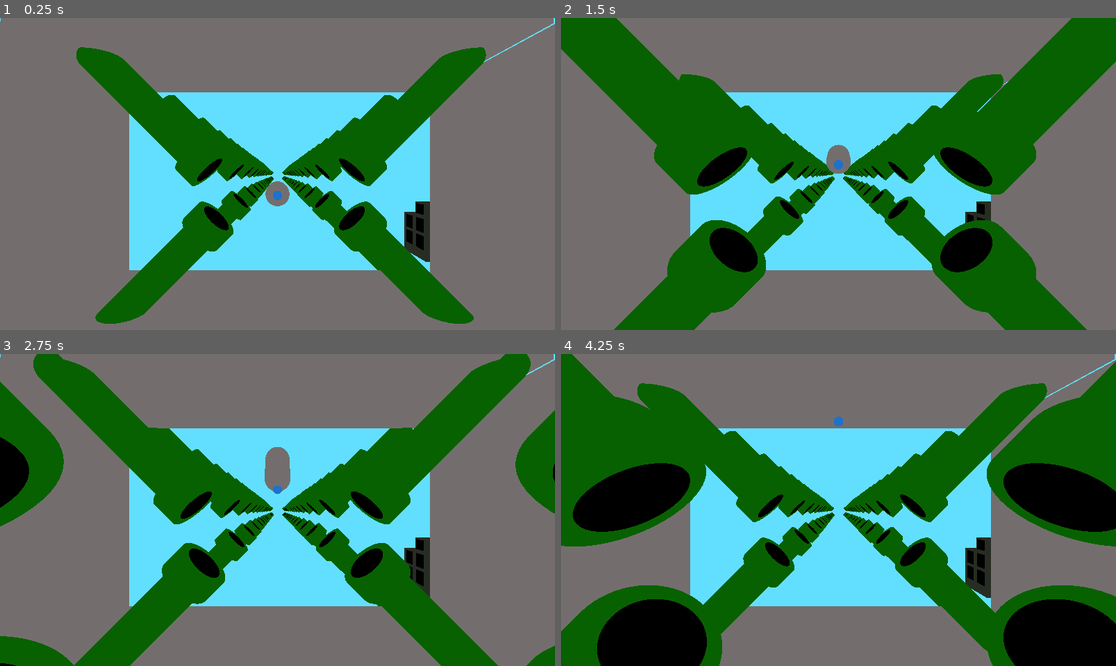
Above: before the commit, frames 1-4 (two rows, left to right).
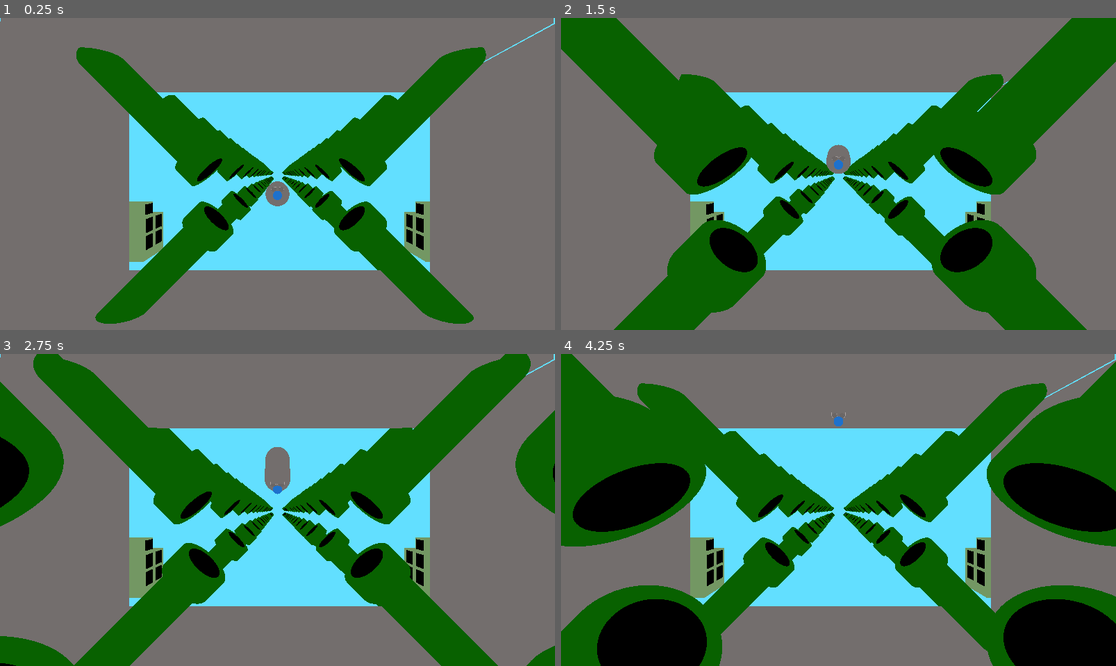
Above: after the commit, the same moments.

Repository: johnf008/Another_3d_Game
Game: Godot game, scene res://game.tscn
The game is run twice, just before and just after one commit, with the same random seed, the same clock (stepped at 60 frames per second) and the same inputs.
Inputs:
- Up to frame 1 (0.25 s): no input
- Up to frame 2 (1.5 s): tap Enter at 0.5 s; hold Space (fly) 0.53-1.28 s; tap Space (fly) at 1.35 s
- Up to frame 3 (2.75 s): hold Space (fly) from 2.03 s (still down)
- Up to frame 4 (4.25 s): release Space (fly) at 2.78 s; tap Space (fly) at 2.85 s; hold Space (fly) from 3.53 s (still down)

The runs differ from the first frame. In frame 1, 1.5% of the frame differs, in the area x 23-78%, y 54-79%; in frame 2, 0.5%; in frame 3, 1.4%; in frame 4, 1.5%.

Commit message:
Added a copy of the building to main scene, and put my irl glasses onto the current model of the bird bc why not :D

Diff:
--- a/game.tscn
+++ b/game.tscn
@@ -47,3 +47,6 @@
 
 [node name="Awesome Sauce Building" parent="." instance=ExtResource("4_fc0e3")]
 transform = Transform3D(1, 0, 0, 0, 1, 0, 0, 0, 1, 60, -27, 51)
+
+[node name="Awesome Sauce Building2" parent="." instance=ExtResource("4_fc0e3")]
+transform = Transform3D(1, 0, 0, 0, 1, 0, 0, 0, 1, 60, -27, -47)
--- a/level/background_items/awesome_sauce_building.tscn
+++ b/level/background_items/awesome_sauce_building.tscn
@@ -1,10 +1,7 @@
 [gd_scene load_steps=5 format=3 uid="uid://c0mkrn36roh8e"]
 
 [sub_resource type="StandardMaterial3D" id="StandardMaterial3D_rgtrp"]
-albedo_color = Color(0.811765, 0.929412, 0.784314, 1)
-metallic = 0.95
-metallic_specular = 0.63
-roughness = 0.65
+albedo_color = Color(0.539372, 0.738839, 0.492922, 1)
 
 [sub_resource type="BoxMesh" id="BoxMesh_2tay7"]
 material = SubResource("StandardMaterial3D_rgtrp")
--- a/player/player.tscn
+++ b/player/player.tscn
@@ -1,6 +1,7 @@
-[gd_scene load_steps=8 format=3 uid="uid://cortf3dn5rur8"]
+[gd_scene load_steps=9 format=3 uid="uid://cortf3dn5rur8"]
 
 [ext_resource type="Script" uid="uid://bmmri32hslu4q" path="res://player/player.gd" id="1_oul6g"]
+[ext_resource type="ArrayMesh" uid="uid://cmcoggkd0uqrd" path="res://player/Sunglasses.obj" id="2_rkbax"]
 
 [sub_resource type="CapsuleMesh" id="CapsuleMesh_oul6g"]
 
@@ -39,3 +40,7 @@
 [node name="CollisionShape3D" type="CollisionShape3D" parent="."]
 transform = Transform3D(-4.37114e-08, 0, -1, -1, -4.37114e-08, 4.37114e-08, -4.37114e-08, 1, -1.64203e-15, 0, 1.00258, 0.002581)
 shape = SubResource("CapsuleShape3D_kqu6x")
+
+[node name="Sunglasses" type="MeshInstance3D" parent="."]
+transform = Transform3D(0.002, 0, 0, 0, 0.002, 0, 0, 0, 0.002, 0, 1.20809, 1.00177)
+mesh = ExtResource("2_rkbax")
Not shown, added: player/Sunglasses.mtl
Not shown, added: player/Sunglasses.obj
Not shown, added: player/Sunglasses.obj.import
